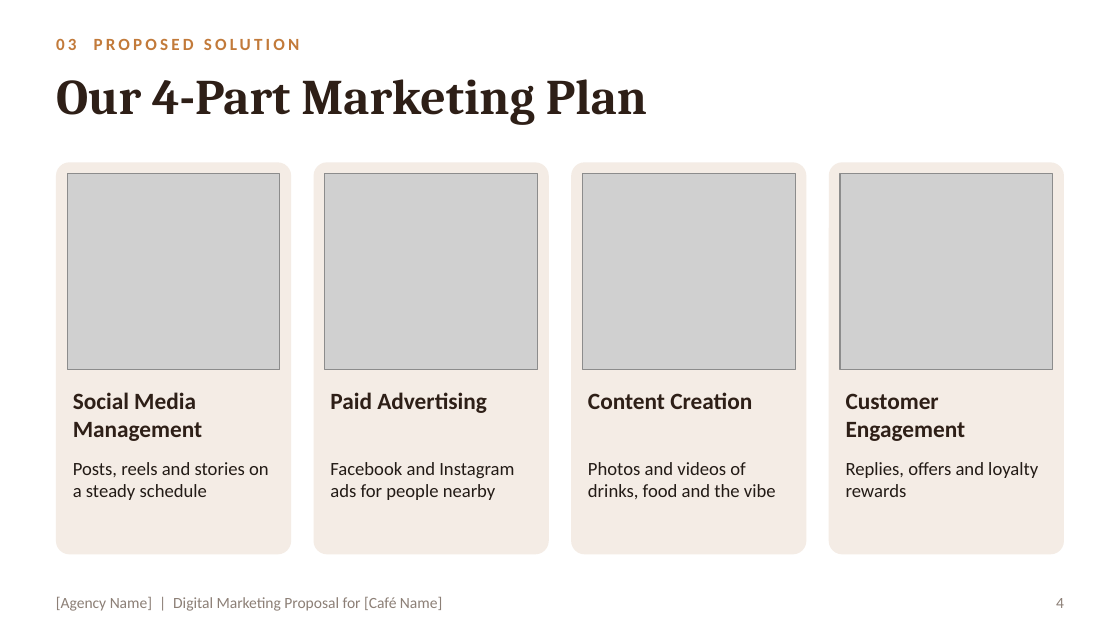
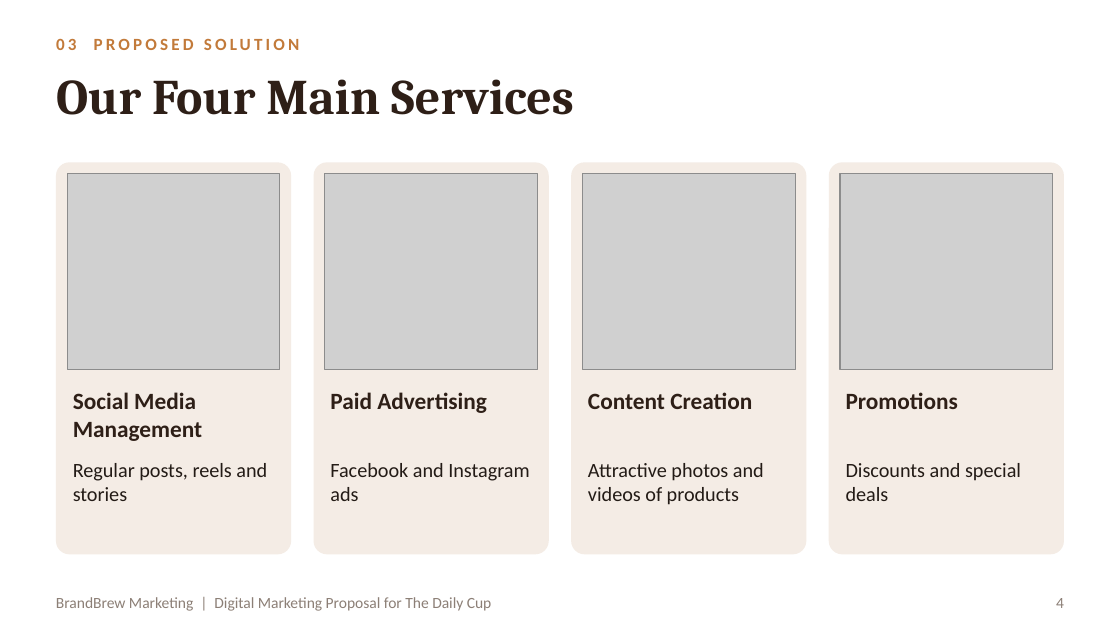
Before and after one commit to RahmaOshba/RahmaOshba, a slide deck: slide 4 of Cafe_Marketing_Proposal.pptx. Drawn at 1120x630 pixels with LibreOffice and Linux fonts; fonts in the diff are those of the drawing; grey boxes stand for pictures. Boxes give left, top, right and bottom in pixels: in the first picture for what was removed or moved away, otherwise in the second. Text is boxed around its words. In the diff, an @@ line names an element or a change of style, - is before the commit and + after.

```diff
--- a/Cafe_Marketing_Proposal.pptx
+++ b/Cafe_Marketing_Proposal.pptx
@@ title at [56,79,574,115]: text changed @@
-Our 4-Part Marketing Plan
+Our Four Main Services
@@ text at [846,392,958,409]: text changed @@
-Customer Engagement
+Promotions
@@ text at [73,463,267,501]: text changed; size 12 to 13 pt @@
-Posts, reels and stories on a steady schedule
+Regular posts, reels and stories
@@ text at [330,463,529,501]: text changed; size 12 to 13 pt @@
-Facebook and Instagram ads for people nearby
+Facebook and Instagram ads
@@ text at [588,463,764,505]: text changed; size 12 to 13 pt @@
-Photos and videos of drinks, food and the vibe
+Attractive photos and videos of products
@@ text at [846,463,1021,501]: text changed; size 12 to 13 pt @@
-Replies, offers and loyalty rewards
+Discounts and special deals
@@ text at [56,597,492,611]: text changed @@
-[Agency Name] | Digital Marketing Proposal for [Café Name]
+BrandBrew Marketing | Digital Marketing Proposal for The Daily Cup
```
Also in this commit, not shown: 8 other slides changed, 2 slides added, 2 slides removed.
